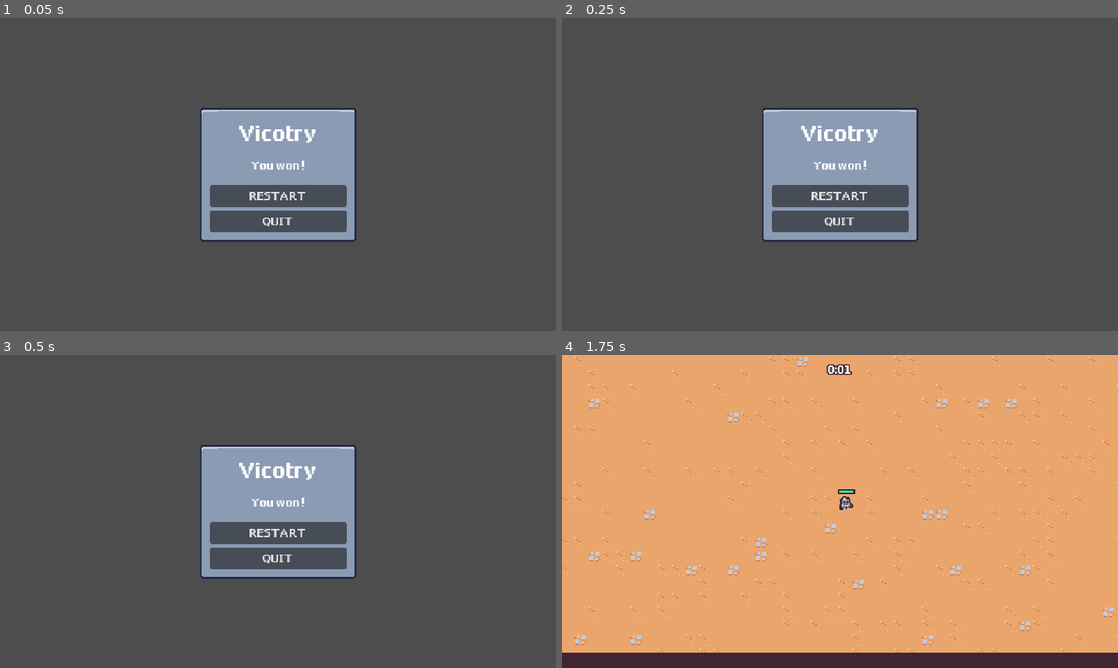
Above: before the commit, frames 1-4 (two rows, left to right).
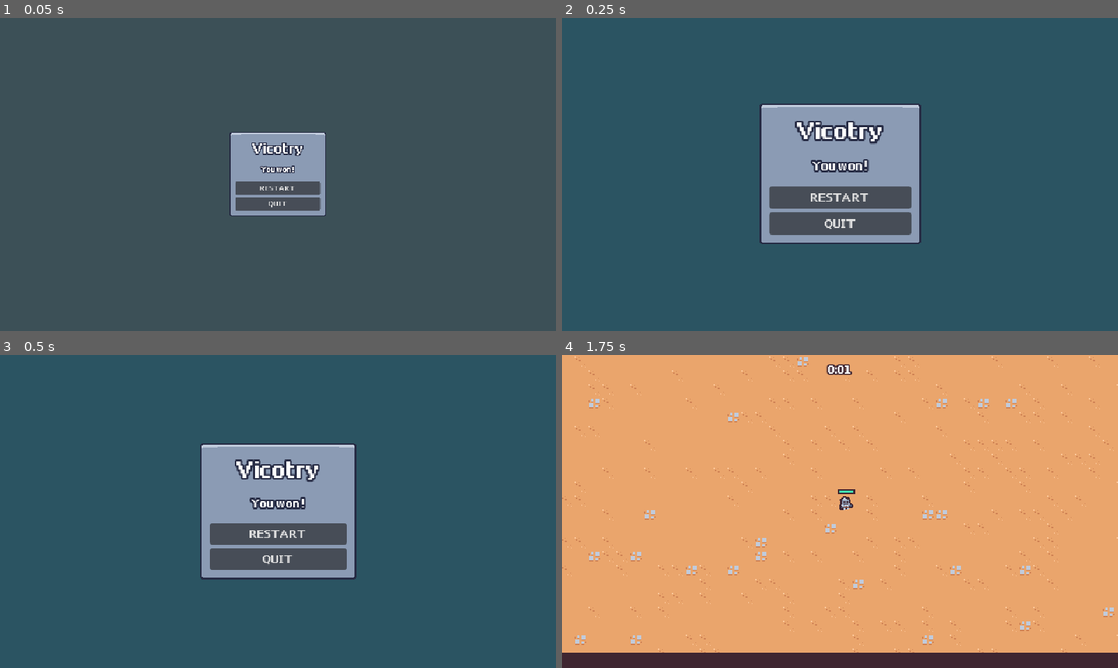
Above: after the commit, the same moments.

Repository: booltcher/godot-survivor
Game: Godot game, scene res://scenes/ui/end_view.tscn
The game is run twice, just before and just after one commit, with the same random seed, the same clock (stepped at 60 frames per second) and the same inputs. This scene is started directly instead of the project's main scene.
Inputs (mouse positions are in pixels of both pictures, inside the frame that each line leads up to):
- Up to frame 1 (0.05 s): no input
- Up to frame 2 (0.25 s): no input
- Up to frame 3 (0.5 s): no input
- Up to frame 4 (1.75 s): click "RESTART" at 0.5 s; tap Enter at 1.25 s; move the mouse to (962, 495) at 1.27 s; press the mouse at (962, 495) at 1.28 s; hold D (move_right) from 1.28 s (still down)

The runs differ from the first frame. In frame 1, 7.5% of the frame differs, in the area x 36-65%, y 28-72%; in frame 2, 91%, in the area x 0-100%, y 0-100%; in frame 3, 90%; in frame 4, nothing differs.

Commit message:
feat: improve end view styles

Diff:
--- a/scenes/ui/end_view.gd
+++ b/scenes/ui/end_view.gd
@@ -1,8 +1,14 @@
 extends CanvasLayer
+
+@onready var panel_container: PanelContainer = %PanelContainer
 
 
 func _ready() -> void:
 	get_tree().paused = true
+	panel_container.pivot_offset = panel_container.size / 2
+	var tween = create_tween()
+	#tween.tween_property(panel_container, "scale", Vector2.ZERO, 0)
+	tween.tween_property(panel_container, "scale", Vector2.ONE, .3).set_ease(Tween.EASE_OUT).set_trans(Tween.TRANS_BACK).from(Vector2.ZERO)
 
 
 func set_defeat():
--- a/scenes/ui/end_view.tscn
+++ b/scenes/ui/end_view.tscn
@@ -1,10 +1,78 @@
-[gd_scene load_steps=2 format=3 uid="uid://d1g3joy3xshfv"]
+[gd_scene load_steps=6 format=3 uid="uid://d1g3joy3xshfv"]
 
 [ext_resource type="Script" uid="uid://dk1s1yi6mhc0l" path="res://scenes/ui/end_view.gd" id="1_5jlbg"]
+
+[sub_resource type="Animation" id="Animation_y4gvv"]
+length = 0.001
+tracks/0/type = "value"
+tracks/0/imported = false
+tracks/0/enabled = true
+tracks/0/path = NodePath("ColorRect:modulate")
+tracks/0/interp = 1
+tracks/0/loop_wrap = true
+tracks/0/keys = {
+"times": PackedFloat32Array(0),
+"transitions": PackedFloat32Array(1),
+"update": 0,
+"values": [Color(1, 1, 1, 1)]
+}
+
+[sub_resource type="Animation" id="Animation_bolo5"]
+resource_name = "in"
+length = 0.1
+tracks/0/type = "value"
+tracks/0/imported = false
+tracks/0/enabled = true
+tracks/0/path = NodePath("ColorRect:modulate")
+tracks/0/interp = 1
+tracks/0/loop_wrap = true
+tracks/0/keys = {
+"times": PackedFloat32Array(0, 0.1),
+"transitions": PackedFloat32Array(1, 1),
+"update": 0,
+"values": [Color(1, 1, 1, 0), Color(1, 1, 1, 1)]
+}
+
+[sub_resource type="Animation" id="Animation_in0mt"]
+resource_name = "out"
+length = 0.1
+tracks/0/type = "value"
+tracks/0/imported = false
+tracks/0/enabled = true
+tracks/0/path = NodePath("ColorRect:modulate")
+tracks/0/interp = 1
+tracks/0/loop_wrap = true
+tracks/0/keys = {
+"times": PackedFloat32Array(0, 0.1),
+"transitions": PackedFloat32Array(1, 1),
+"update": 0,
+"values": [Color(1, 1, 1, 1), Color(1, 1, 1, 0)]
+}
+
+[sub_resource type="AnimationLibrary" id="AnimationLibrary_in0mt"]
+_data = {
+&"RESET": SubResource("Animation_y4gvv"),
+&"in": SubResource("Animation_bolo5"),
+&"out": SubResource("Animation_in0mt")
+}
 
 [node name="EndView" type="CanvasLayer"]
 process_mode = 3
 script = ExtResource("1_5jlbg")
+
+[node name="AnimationPlayer" type="AnimationPlayer" parent="."]
+libraries = {
+&"": SubResource("AnimationLibrary_in0mt")
+}
+autoplay = "in"
+
+[node name="ColorRect" type="ColorRect" parent="."]
+anchors_preset = 15
+anchor_right = 1.0
+anchor_bottom = 1.0
+grow_horizontal = 2
+grow_vertical = 2
+color = Color(0.113725, 0.341176, 0.423529, 0.694118)
 
 [node name="MarginContainer" type="MarginContainer" parent="."]
 anchors_preset = 15
@@ -14,6 +82,7 @@
 grow_vertical = 2
 
 [node name="PanelContainer" type="PanelContainer" parent="MarginContainer"]
+unique_name_in_owner = true
 custom_minimum_size = Vector2(180, 0)
 layout_mode = 2
 size_flags_horizontal = 4
@@ -33,7 +102,9 @@
 unique_name_in_owner = true
 layout_mode = 2
 size_flags_horizontal = 4
-theme_override_font_sizes/font_size = 30
+theme_override_colors/font_outline_color = Color(0.14902, 0.168627, 0.266667, 1)
+theme_override_constants/outline_size = 8
+theme_override_font_sizes/font_size = 32
 text = "Vicotry"
 horizontal_alignment = 1
 vertical_alignment = 1
@@ -45,6 +116,9 @@
 [node name="SubtitleLabel" type="Label" parent="MarginContainer/PanelContainer/MarginContainer/VBoxContainer/MarginContainer2"]
 unique_name_in_owner = true
 layout_mode = 2
+theme_override_colors/font_shadow_color = Color(0.14902, 0.168627, 0.266667, 1)
+theme_override_colors/font_outline_color = Color(0.14902, 0.168627, 0.266667, 1)
+theme_override_constants/outline_size = 8
 text = "You won!"
 horizontal_alignment = 1
 vertical_alignment = 1
--- a/scenes/ui/upgrade_view.tscn
+++ b/scenes/ui/upgrade_view.tscn
@@ -2,6 +2,21 @@
 
 [ext_resource type="Script" uid="uid://01qrwtwc3gy7" path="res://scenes/ui/upgrade_view.gd" id="1_hsn8j"]
 [ext_resource type="PackedScene" uid="uid://dftq355ywooe7" path="res://scenes/ui/upgrade_card_item.tscn" id="2_bolo5"]
+
+[sub_resource type="Animation" id="Animation_y4gvv"]
+length = 0.001
+tracks/0/type = "value"
+tracks/0/imported = false
+tracks/0/enabled = true
+tracks/0/path = NodePath("ColorRect:modulate")
+tracks/0/interp = 1
+tracks/0/loop_wrap = true
+tracks/0/keys = {
+"times": PackedFloat32Array(0),
+"transitions": PackedFloat32Array(1),
+"update": 0,
+"values": [Color(1, 1, 1, 1)]
+}
 
 [sub_resource type="Animation" id="Animation_bolo5"]
 resource_name = "in"
@@ -17,21 +32,6 @@
 "transitions": PackedFloat32Array(1, 1),
 "update": 0,
 "values": [Color(1, 1, 1, 0), Color(1, 1, 1, 1)]
-}
-
-[sub_resource type="Animation" id="Animation_y4gvv"]
-length = 0.001
-tracks/0/type = "value"
-tracks/0/imported = false
-tracks/0/enabled = true
-tracks/0/path = NodePath("ColorRect:modulate")
-tracks/0/interp = 1
-tracks/0/loop_wrap = true
-tracks/0/keys = {
-"times": PackedFloat32Array(0),
-"transitions": PackedFloat32Array(1),
-"update": 0,
-"values": [Color(1, 1, 1, 1)]
 }
 
 [sub_resource type="Animation" id="Animation_in0mt"]
